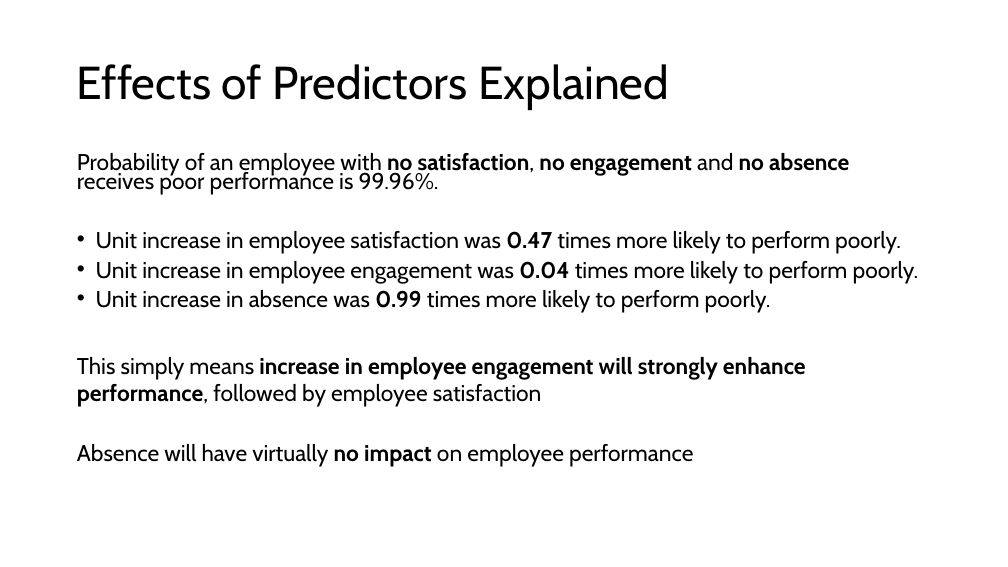
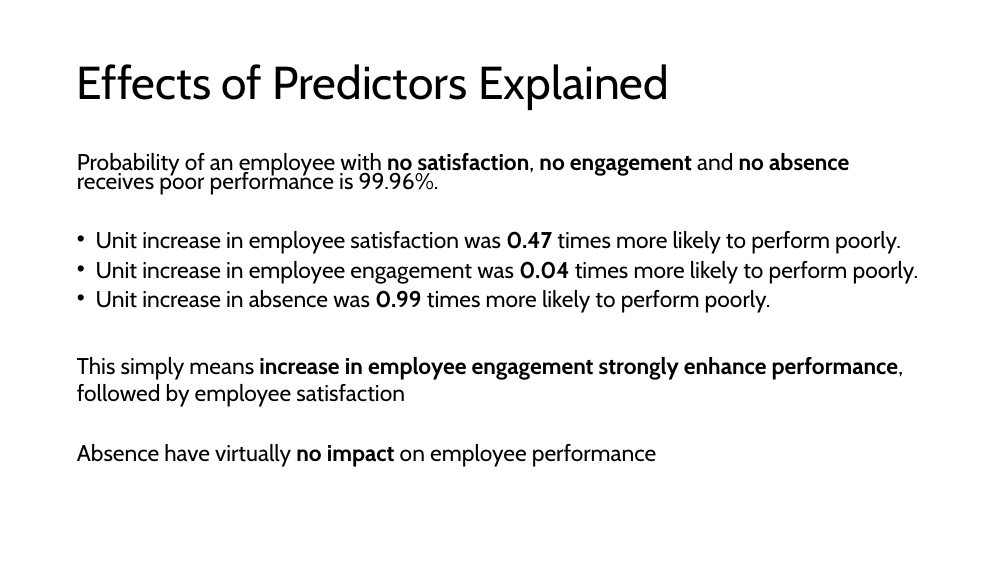
Before and after one commit to alexminsung/EDA-Practice, a slide deck: slide 22 of 2025-09-13/Identifying Patterns of Employee Performance.pptx. Drawn at 1008x567 pixels with LibreOffice and Linux fonts; fonts in the diff are those of the drawing. Boxes give left, top, right and bottom in pixels: in the first picture for what was removed or moved away, otherwise in the second. Text is boxed around its words. In the diff, an @@ line names an element or a change of style, - is before the commit and + after.

```diff
--- a/2025-09-13/Identifying Patterns of Employee Performance.pptx
+++ b/2025-09-13/Identifying Patterns of Employee Performance.pptx
@@ text at (77, 357, 903, 467): text changed @@
-This simply means increase in employee engagement will strongly enhance performance, followed by employee satisfaction
-Absence will have virtually no impact on employee performance
+This simply means increase in employee engagement strongly enhance performance, followed by employee satisfaction
+Absence have virtually no impact on employee performance
```
Also in this commit, not shown: 1 other slide changed, 1 slide added, 1 slide removed, 1 other file.
